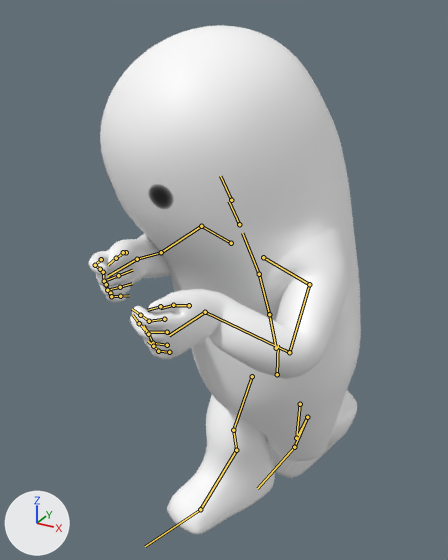
One commit to the FBX model Assets/Meshes/Player/Walk.fbx: the scene before it, then after it.
The view is the same before and after, from a 50 mm camera at (0.751, -1.739, 1.66) aimed at (-0.101, -0.189, 0.885). The axes (+X, +Y, +Z) are drawn at lower left. The lights are the same throughout. Both versions are drawn at frame 41 of the action 'mixamo.com'; the numbers are the values there. The bones that bend it are drawn over the model as lines.

In view in the first picture: 'CharacterFinal'.
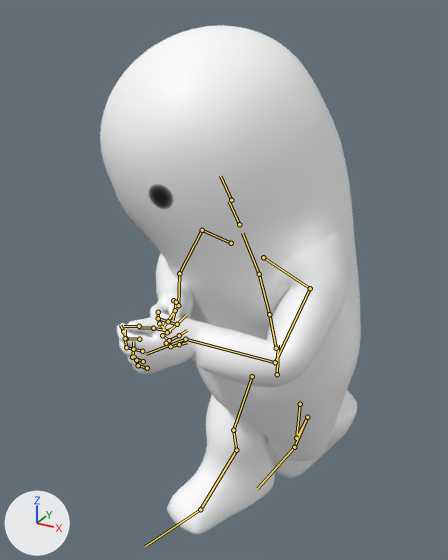
Pixel boxes (x1, y1, x2, y2) of what changed, in the pictures (448 x 560 px):
'CharacterFinal', posed
    before: (89, 25, 361, 534)
    after: (100, 25, 361, 534)
bone 'mixamorig:LeftShoulder', root to tip
    before: (263, 257) to (309, 284)
    after: (263, 257) to (310, 288)
bone 'mixamorig:LeftArm', root to tip
    before: (309, 284) to (289, 352)
    after: (310, 288) to (275, 362)
bone 'mixamorig:LeftForeArm', root to tip
    before: (289, 352) to (205, 312)
    after: (275, 362) to (185, 339)
bone 'mixamorig:LeftHand', root to tip
    before: (205, 312) to (169, 335)
    after: (185, 339) to (146, 354)
bone 'mixamorig:LeftHandThumb1', root to tip
    before: (189, 305) to (173, 305)
    after: (169, 331) to (153, 328)
bone 'mixamorig:RightShoulder', root to tip
    before: (231, 243) to (201, 226)
    after: (231, 243) to (202, 230)
bone 'mixamorig:RightArm', root to tip
    before: (201, 226) to (161, 252)
    after: (202, 230) to (179, 273)
bone 'mixamorig:RightForeArm', root to tip
    before: (161, 252) to (137, 259)
    after: (179, 273) to (178, 305)
bone 'mixamorig:RightHand', root to tip
    before: (137, 259) to (108, 276)
    after: (178, 305) to (163, 327)
bone 'mixamorig:RightHandThumb1', root to tip
    before: (126, 252) to (123, 253)
    after: (173, 300) to (176, 302)
bone 'mixamorig:RightHandThumb2', root to tip
    before: (123, 252) to (115, 259)
    after: (176, 302) to (174, 312)

Diff of the bpy script that builds the scene:
```diff
--- a/Assets/Meshes/Player/Walk.fbx.py
+++ b/Assets/Meshes/Player/Walk.fbx.py
@@ bone_mixamorig_leftshoulder @@
 bone_mixamorig_leftshoulder = bpy.data.objects['Armature'].pose.bones['mixamorig:LeftShoulder']  # child of 'mixamorig:Spine2'
-bone_mixamorig_leftshoulder.rotation_quaternion = (0.998, 0.049, 0.022, -0.036)  # degrees (6, 3, -4)
+bone_mixamorig_leftshoulder.rotation_quaternion = (0.996, 0.085, 0.02, -0.033)  # degrees (10, 3, -4)
@@ bone_mixamorig_leftarm @@
 bone_mixamorig_leftarm = bpy.data.objects['Armature'].pose.bones['mixamorig:LeftArm']  # child of 'mixamorig:LeftShoulder'
-bone_mixamorig_leftarm.rotation_quaternion = (0.864, 0.116, -0.222, 0.438)  # degrees (0, -29, 54)
+bone_mixamorig_leftarm.rotation_quaternion = (0.841, 0.24, -0.122, 0.47)  # degrees (19, -26, 54)
@@ bone_mixamorig_leftforearm @@
 bone_mixamorig_leftforearm = bpy.data.objects['Armature'].pose.bones['mixamorig:LeftForeArm']  # child of 'mixamorig:LeftArm'
-bone_mixamorig_leftforearm.rotation_quaternion = (0.851, 0.345, 0.001, 0.396)  # degrees (38, -16, 45)
+bone_mixamorig_leftforearm.rotation_quaternion = (0.843, 0.349, 0.231, 0.337)  # degrees (49, 9, 48)
@@ bone_mixamorig_lefthand @@
 bone_mixamorig_lefthand = bpy.data.objects['Armature'].pose.bones['mixamorig:LeftHand']  # child of 'mixamorig:LeftForeArm'
-bone_mixamorig_lefthand.rotation_quaternion = (0.829, -0.159, -0.333, -0.421)  # degrees (1, -43, -54)
+bone_mixamorig_lefthand.rotation_quaternion = (0.839, -0.131, -0.454, -0.27)  # degrees (3, -56, -37)
@@ bone_mixamorig_lefthandthumb1 @@
 bone_mixamorig_lefthandthumb1 = bpy.data.objects['Armature'].pose.bones['mixamorig:LeftHandThumb1']  # child of 'mixamorig:LeftHand'
-bone_mixamorig_lefthandthumb1.rotation_quaternion = (0.985, 0.0, -0.074, -0.159)  # degrees (1, -8, -18)
+bone_mixamorig_lefthandthumb1.rotation_quaternion = (0.987, -0.029, -0.105, -0.114)  # degrees (-2, -12, -13)
@@ bone_mixamorig_rightshoulder @@
 bone_mixamorig_rightshoulder = bpy.data.objects['Armature'].pose.bones['mixamorig:RightShoulder']  # child of 'mixamorig:Spine2'
-bone_mixamorig_rightshoulder.rotation_quaternion = (0.986, -0.101, 0.131, -0.008)  # degrees (-12, 15, -3)
+bone_mixamorig_rightshoulder.rotation_quaternion = (0.989, -0.067, 0.13, -0.016)  # degrees (-8, 15, -3)
@@ bone_mixamorig_rightarm @@
 bone_mixamorig_rightarm = bpy.data.objects['Armature'].pose.bones['mixamorig:RightArm']  # child of 'mixamorig:RightShoulder'
-bone_mixamorig_rightarm.rotation_quaternion = (0.568, 0.301, 0.032, -0.766)  # degrees (20, 30, -102)
+bone_mixamorig_rightarm.rotation_quaternion = (0.524, 0.379, -0.134, -0.751)  # degrees (41, 25, -100)
@@ bone_mixamorig_rightforearm @@
 bone_mixamorig_rightforearm = bpy.data.objects['Armature'].pose.bones['mixamorig:RightForeArm']  # child of 'mixamorig:RightArm'
-bone_mixamorig_rightforearm.rotation_quaternion = (0.996, 0.06, 0.0, -0.071)  # degrees (7, 0, -8)
+bone_mixamorig_rightforearm.rotation_quaternion = (0.993, 0.062, -0.093, -0.048)  # degrees (8, -10, -6)
@@ bone_mixamorig_righthand @@
 bone_mixamorig_righthand = bpy.data.objects['Armature'].pose.bones['mixamorig:RightHand']  # child of 'mixamorig:RightForeArm'
-bone_mixamorig_righthand.rotation_quaternion = (0.899, -0.15, 0.319, 0.26)  # degrees (-8, 41, 29)
+bone_mixamorig_righthand.rotation_quaternion = (0.906, -0.129, 0.385, 0.123)  # degrees (-12, 47, 10)
@@ bone_mixamorig_righthandthumb1 @@
 bone_mixamorig_righthandthumb1 = bpy.data.objects['Armature'].pose.bones['mixamorig:RightHandThumb1']  # child of 'mixamorig:RightHand'
-bone_mixamorig_righthandthumb1.rotation_quaternion = (0.957, 0.261, 0.005, 0.125)  # degrees (30, -3, 14)
+bone_mixamorig_righthandthumb1.rotation_quaternion = (0.959, 0.229, 0.047, 0.157)  # degrees (27, 1, 19)
@@ bone_mixamorig_righthandthumb2 @@
 bone_mixamorig_righthandthumb2 = bpy.data.objects['Armature'].pose.bones['mixamorig:RightHandThumb2']  # child of 'mixamorig:RightHandThumb1'
-bone_mixamorig_righthandthumb2.rotation_quaternion = (0.941, -0.089, -0.174, 0.277)  # degrees (-16, -16, 35)
+bone_mixamorig_righthandthumb2.rotation_quaternion = (0.933, -0.103, -0.14, 0.314)  # degrees (-17, -11, 39)
```
